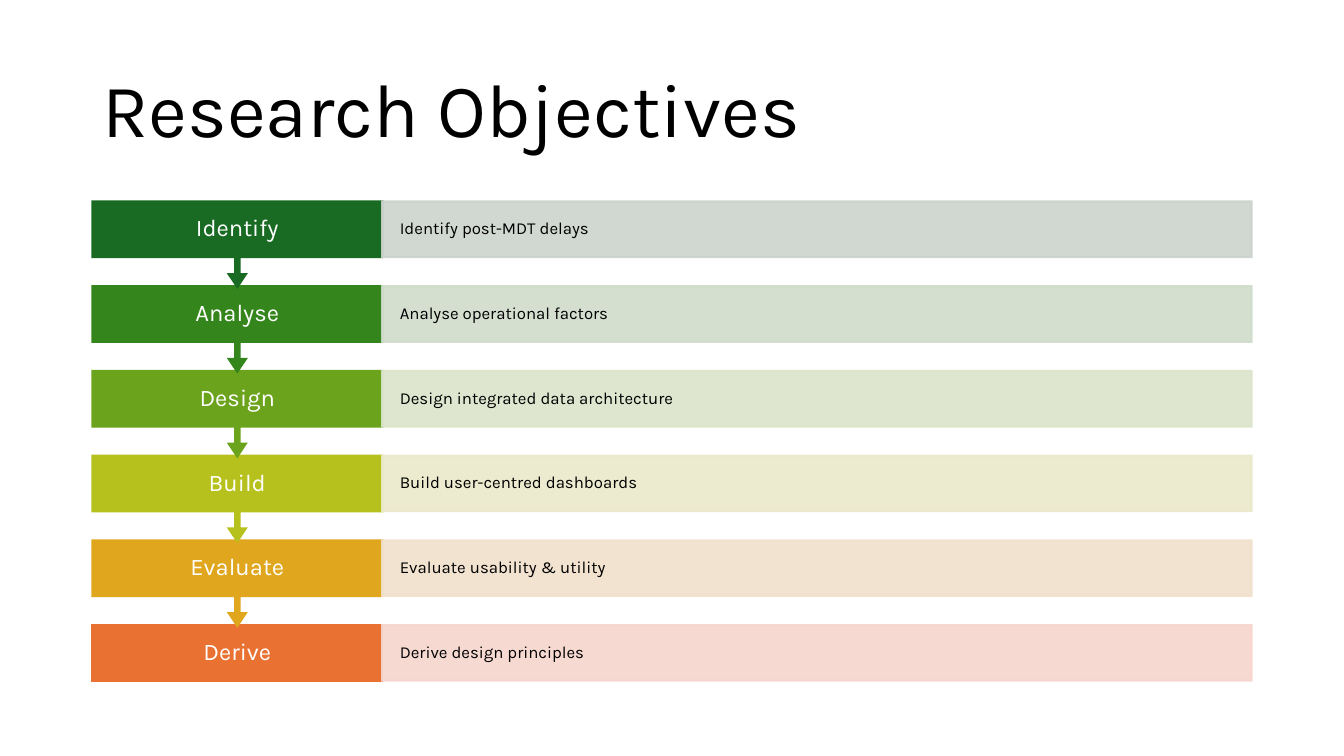
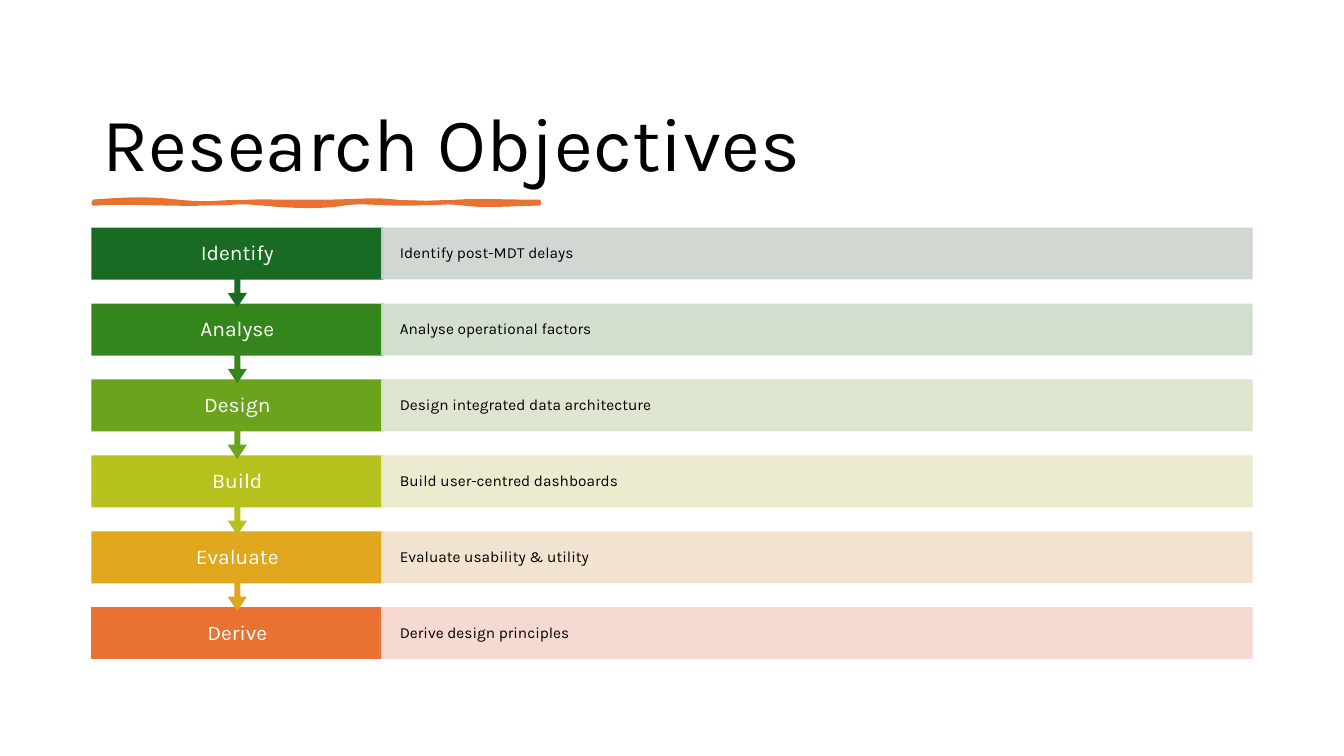
Before and after one commit to MCollins87/MScProject, a slide deck: slide 10 of Presentation/Presentation_v2.pptx (slide 9 before the commit). Drawn at 1344x756 pixels with LibreOffice and Linux fonts; fonts in the diff are those of the drawing. Boxes give left, top, right and bottom in pixels: in the first picture for what was removed or moved away, otherwise in the second. Text is boxed around its words. In the diff, an @@ line names an element or a change of style, - is before the commit and + after.

```diff
--- a/Presentation/Presentation_v2.pptx
+++ b/Presentation/Presentation_v2.pptx
@@ title "Research Objectives" moved from (x1=102, y1=85, x2=799, y2=156) to (x1=102, y1=119, x2=799, y2=190) @@
@@ title "Research Objectives" at (x1=102, y1=119, x2=799, y2=190): vertical alignment middle to bottom @@
@@ freeform shape added at (x1=94, y1=202, x2=539, y2=204), fill #E97132, outline #E97132 3 pt @@
@@ size 17 to 15 pt in 6 elements at (x1=212, y1=473, x2=262, y2=489), (x1=204, y1=397, x2=270, y2=417), (x1=196, y1=549, x2=279, y2=565), (x1=200, y1=321, x2=274, y2=341), (x1=207, y1=625, x2=267, y2=641), (x1=201, y1=245, x2=274, y2=265) @@
@@ text "Identify" moved from (x1=196, y1=219, x2=279, y2=242) to (x1=201, y1=245, x2=274, y2=265) @@
@@ up arrow callout resized from (x1=93, y1=202, x2=383, y2=287) to (x1=93, y1=229, x2=383, y2=306) @@
@@ size 12 to 11 pt in 6 elements at (x1=400, y1=475, x2=618, y2=486), (x1=400, y1=399, x2=651, y2=414), (x1=400, y1=551, x2=589, y2=566), (x1=400, y1=323, x2=592, y2=338), (x1=400, y1=627, x2=569, y2=642), (x1=400, y1=247, x2=573, y2=262) @@
@@ text "Identify post-MDT delays" moved from (x1=400, y1=222, x2=589, y2=238) to (x1=400, y1=247, x2=573, y2=262) @@
@@ rectangle resized from (x1=382, y1=202, x2=1251, y2=257) to (x1=382, y1=229, x2=1251, y2=278) @@
@@ text "Analyse" moved from (x1=195, y1=304, x2=279, y2=327) to (x1=200, y1=321, x2=274, y2=341) @@
@@ up arrow callout resized from (x1=93, y1=286, x2=383, y2=372) to (x1=93, y1=304, x2=383, y2=381) @@
@@ text "Analyse operational factors" moved from (x1=400, y1=307, x2=608, y2=323) to (x1=400, y1=323, x2=592, y2=338) @@
@@ rectangle resized from (x1=382, y1=286, x2=1251, y2=342) to (x1=382, y1=304, x2=1251, y2=354) @@
@@ text "Design" moved from (x1=200, y1=389, x2=275, y2=412) to (x1=204, y1=397, x2=270, y2=417) @@
@@ up arrow callout resized from (x1=93, y1=371, x2=383, y2=457) to (x1=93, y1=381, x2=383, y2=458) @@
@@ text "Design integrated data architecture" moved from (x1=400, y1=392, x2=673, y2=408) to (x1=400, y1=399, x2=651, y2=414) @@
@@ rectangle resized from (x1=382, y1=371, x2=1251, y2=426) to (x1=382, y1=381, x2=1251, y2=431) @@
@@ up arrow callout resized from (x1=93, y1=456, x2=383, y2=541) to (x1=93, y1=457, x2=383, y2=533) @@
@@ rectangle resized from (x1=382, y1=456, x2=1251, y2=511) to (x1=382, y1=457, x2=1251, y2=506) @@
@@ text "Evaluate" moved from (x1=190, y1=558, x2=284, y2=576) to (x1=196, y1=549, x2=279, y2=565) @@
@@ up arrow callout resized from (x1=93, y1=540, x2=383, y2=626) to (x1=93, y1=532, x2=383, y2=609) @@
@@ text "Evaluate usability & utility" moved from (x1=400, y1=561, x2=605, y2=577) to (x1=400, y1=551, x2=589, y2=566) @@
@@ rectangle resized from (x1=382, y1=540, x2=1251, y2=596) to (x1=382, y1=532, x2=1251, y2=582) @@
@@ text "Derive" moved from (x1=203, y1=643, x2=271, y2=661) to (x1=207, y1=625, x2=267, y2=641) @@
@@ rectangle resized from (x1=93, y1=625, x2=383, y2=681) to (x1=93, y1=609, x2=383, y2=658) @@
@@ text "Derive design principles" moved from (x1=400, y1=646, x2=584, y2=662) to (x1=400, y1=627, x2=569, y2=642) @@
@@ rectangle resized from (x1=382, y1=625, x2=1251, y2=681) to (x1=382, y1=609, x2=1251, y2=658) @@
```
Also in this commit, not shown: 24 other slides changed, 3 slides added, 1 slide removed, 1 other file.
